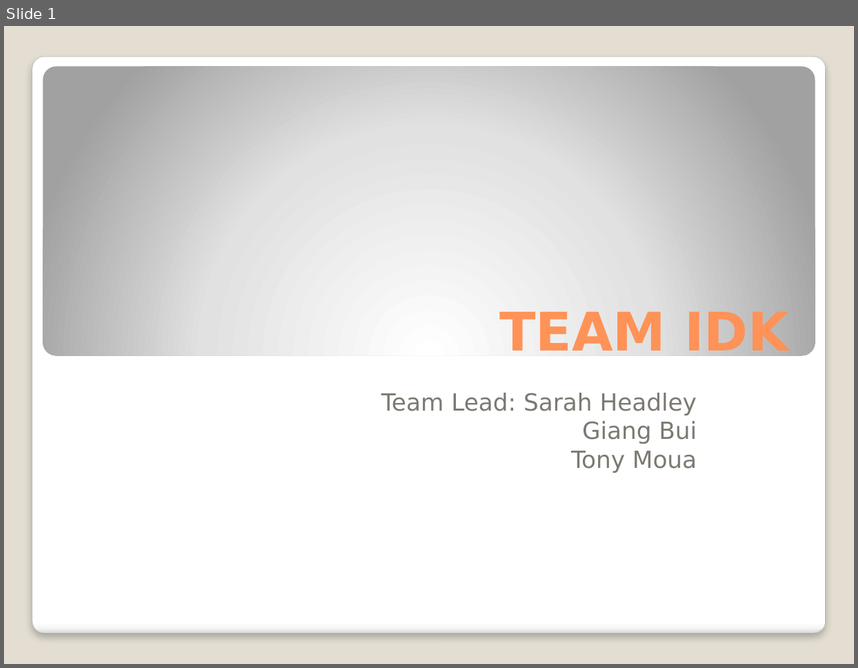
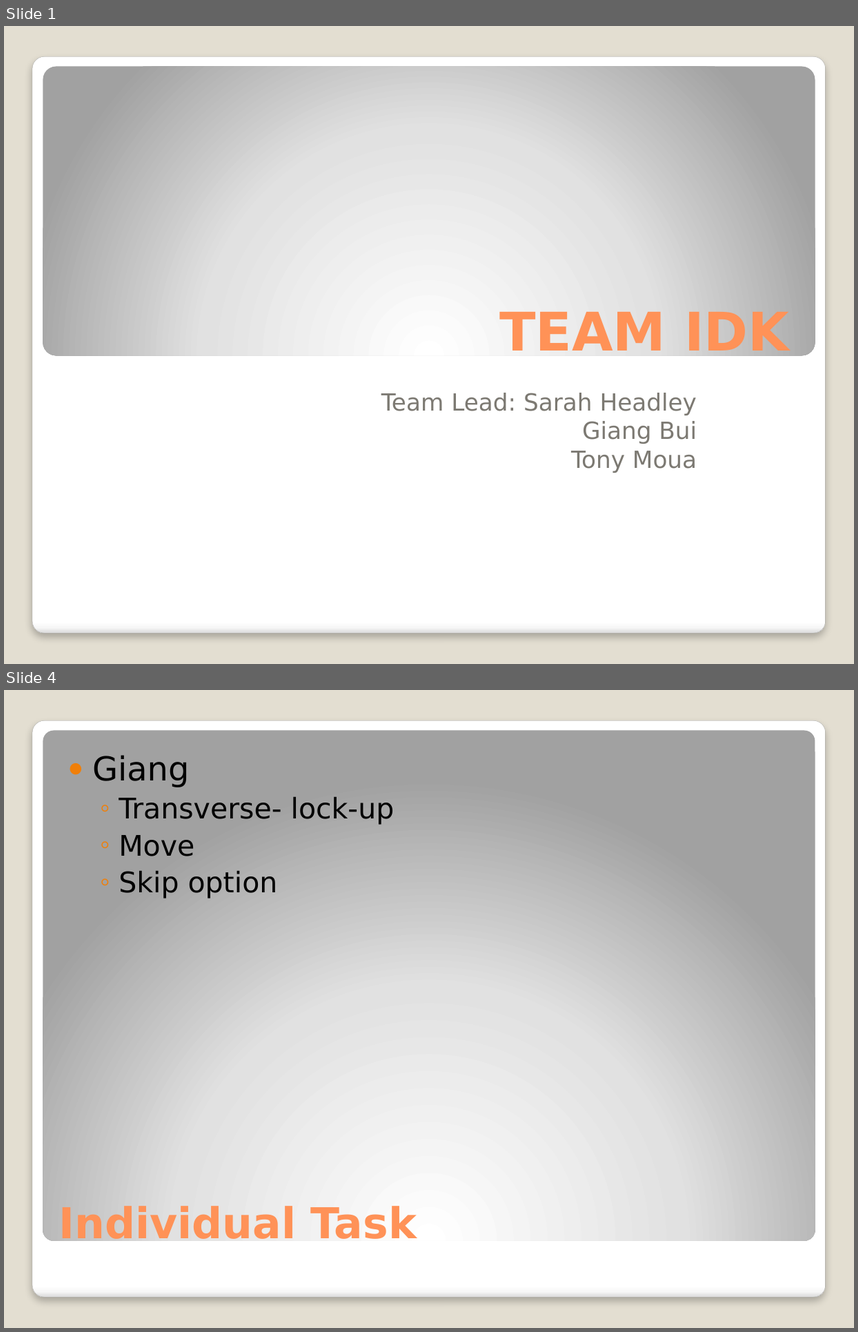
Before and after one commit to sarahbearmh/cscd350, a slide deck: TriviaMazePresentation.pptx. Shown one above the other, each under a label of ours: slide 1 before the commit, slides 1 and 4 after it; the slides between them are not shown. The pictures are 858x668 and 858x1332 pixels, drawn with LibreOffice and Linux fonts; fonts in the diff are those of the drawing. Boxes give left, top, right and bottom in pixels: in the first picture for what was removed or moved away, otherwise in the second. Text is boxed around its words. In the diff, an @@ line names an element or a change of style, - is before the commit and + after.

```diff
--- a/TriviaMazePresentation.pptx
+++ b/TriviaMazePresentation.pptx
@@ slide 4 added at (4,690,854,1328), background #E3DED1; not listed: 1 template element that a slide beside it also shows @@
@@ rounded rectangle added at (43,730,815,1240), fill gradient #FFFFFF to #E1E1E1 to #A2A2A2 @@
@@ text added at (92,755,395,898), 24 pt, text #000000 @@
+● Giang
+  ◦ Transverse- lock-up
+  ◦ Move
+  ◦ Skip option
@@ title added at (59,1204,417,1248), 36 pt, text #FF9258, bold @@
+Individual Task
```
Also in this commit, not shown: 1 slide changed, 3 other slides added, 2 other files.
